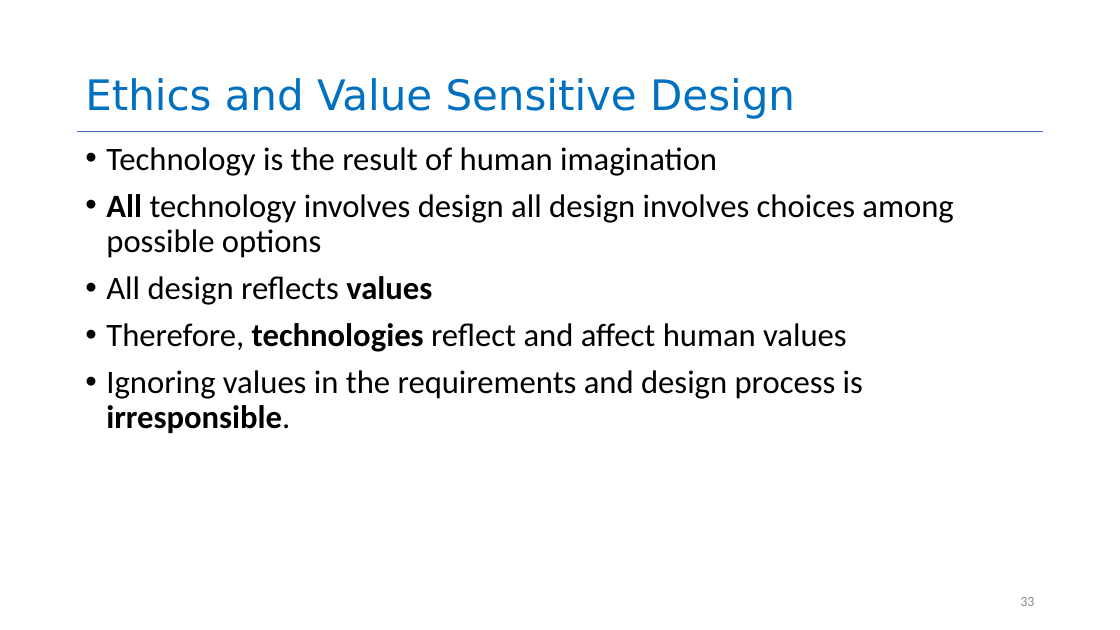
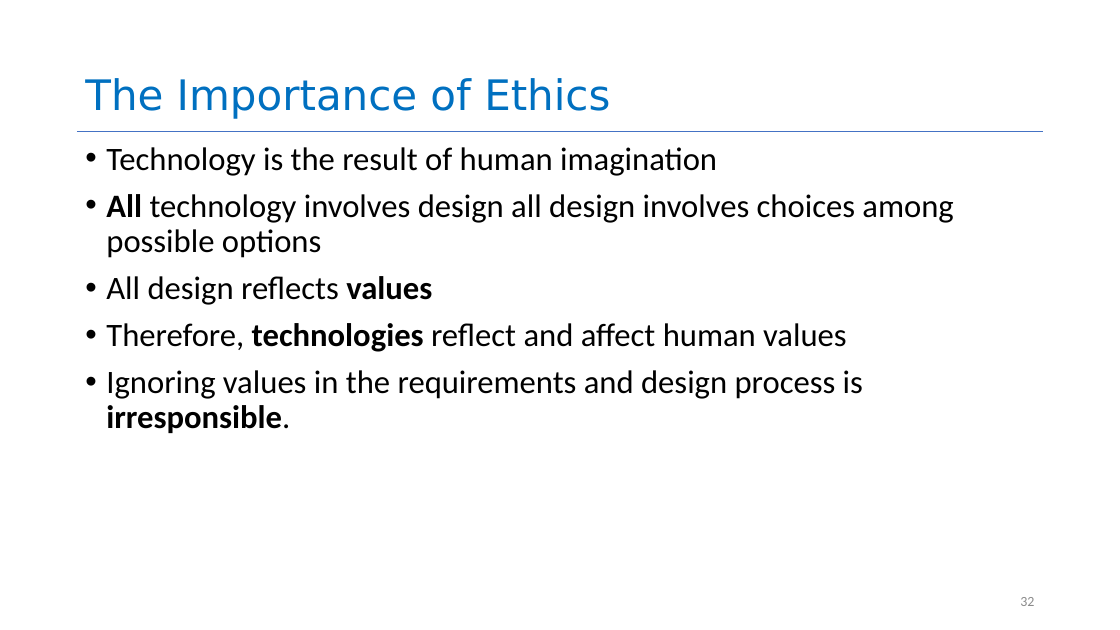
Before and after one commit to yashburshe/CS4530-Fall-2025, a slide deck: slide 32 of Slides/Module 01.2 Requirements Gathering.pptx (slide 33 before the commit). Drawn at 1120x630 pixels with LibreOffice and Linux fonts; fonts in the diff are those of the drawing. Boxes give left, top, right and bottom in pixels: in the first picture for what was removed or moved away, otherwise in the second. Text is boxed around its words. In the diff, an @@ line names an element or a change of style, - is before the commit and + after.

```diff
--- a/Slides/Module 01.2 Requirements Gathering.pptx
+++ b/Slides/Module 01.2 Requirements Gathering.pptx
@@ title at (85, 78, 610, 119): text changed @@
-Ethics and Value Sensitive Design
+The Importance of Ethics
```
Also in this commit, not shown: 4 other slides changed, 1 slide added, 2 slides removed, 1 other file.
